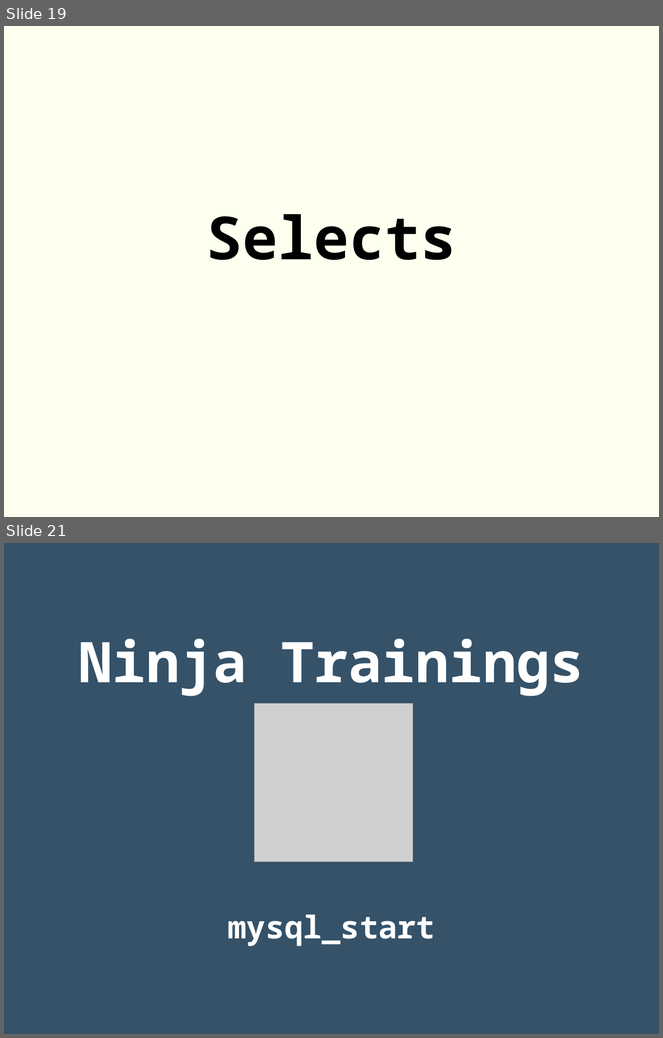
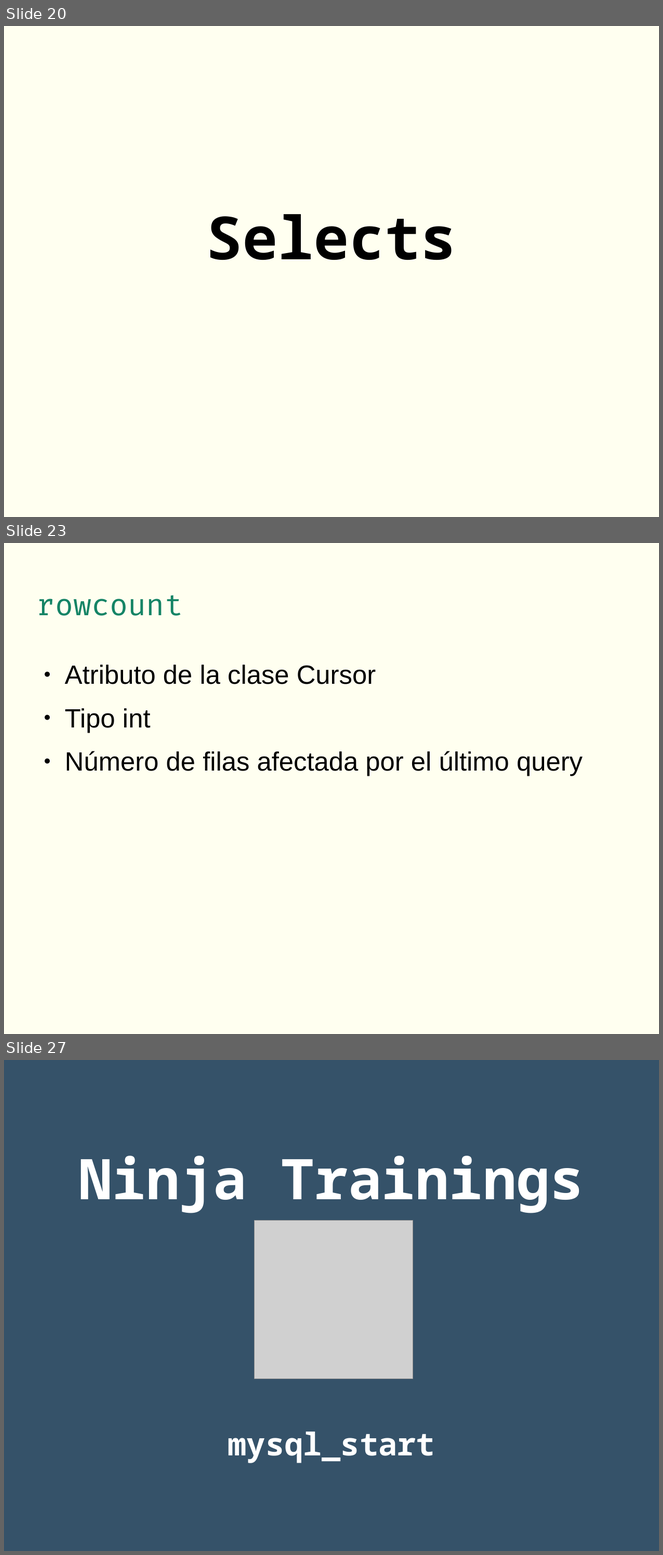
Before and after one commit to rgmf/dwes, a slide deck: unidades/06_acceso_a_bases_de_datos/presentacion/bbdd.odp. Shown one above the other, each under a label of ours: slides 19 and 21 before the commit, slides 20, 23 and 27 after it; the slides between them are not shown. The pictures are 663x1038 and 663x1555 pixels, drawn with LibreOffice and Linux fonts; fonts in the diff are those of the drawing; grey boxes stand for pictures. Boxes give left, top, right and bottom in pixels: in the first picture for what was removed or moved away, otherwise in the second. Text is boxed around its words. In the diff, an @@ line names an element or a change of style, - is before the commit and + after.

```diff
--- a/unidades/06_acceso_a_bases_de_datos/presentacion/bbdd.odp
+++ b/unidades/06_acceso_a_bases_de_datos/presentacion/bbdd.odp
@@ slide 23 added at bbox=[4, 543, 659, 1034], background #FFFFF0 @@
@@ title added at bbox=[37, 595, 183, 616], 36 pt, text #158466 @@
+rowcount
@@ text added at bbox=[65, 665, 583, 776], 32 pt, text #000000 @@
+● Atributo de la clase Cursor
+● Tipo int
+● Número de filas afectada por el último query
@@ what was slide 19 is now slide 20 @@
@@ what was slide 21 is now slide 27 @@
```
Also in this commit, not shown: 2 slides changed, 5 other slides added, 22 other files.
